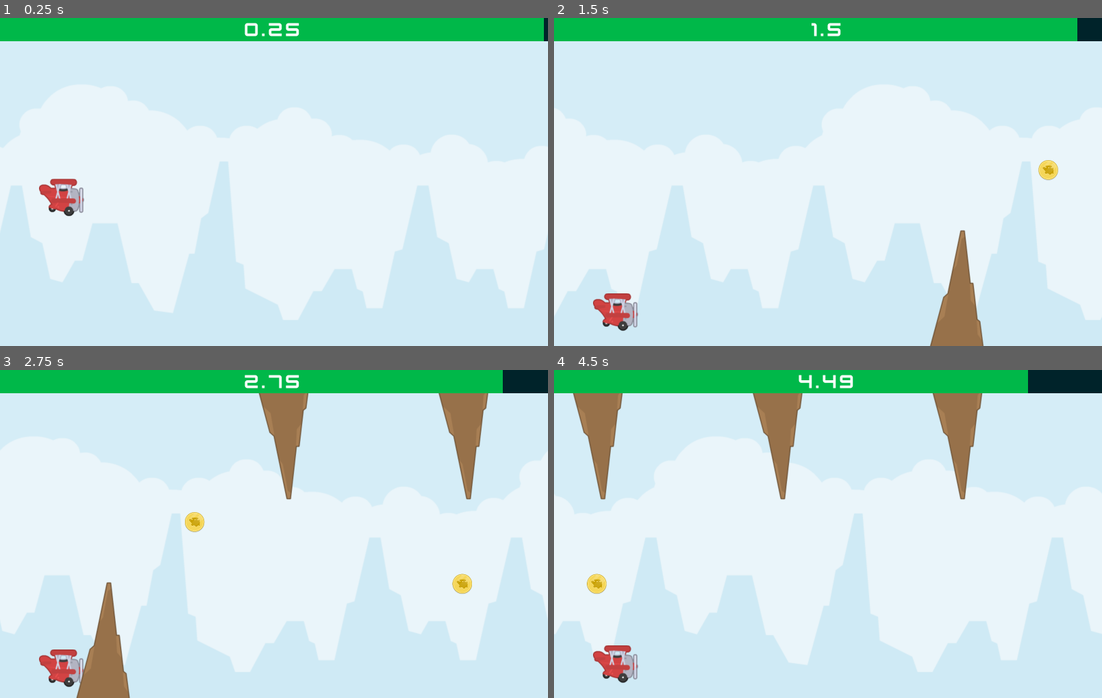
Above: before the commit, frames 1-4 (two rows, left to right).
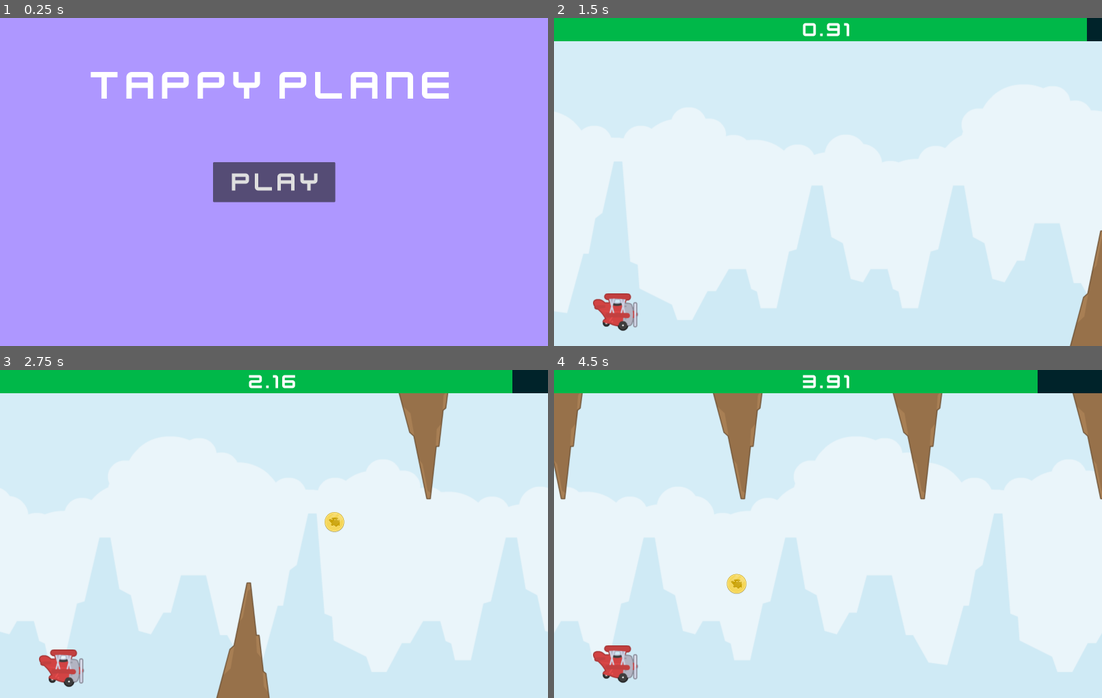
Above: after the commit, the same moments.

Repository: paulojnneto/airplane-traveller
Game: Godot game, scene res://Menu.tscn
The game is run twice, just before and just after one commit, with the same random seed, the same clock (stepped at 60 frames per second) and the same inputs. Before the commit the project starts from res://Main.tscn.
Inputs (mouse positions are in pixels of both pictures, inside the frame that each line leads up to):
- Up to frame 1 (0.25 s): no input
- Up to frame 2 (1.5 s): click (828, 182) at 0.5 s, where only the run after the commit has a clickable "Play"; tap Space (space) at 1.35 s
- Up to frame 3 (2.75 s): tap Space (space) at 2.1 s
- Up to frame 4 (4.5 s): tap Space (space) at 2.85, 3.6, 4.35 s

The runs differ from the first frame. In frame 1, 100% of the frame differs, in the area x 0-100%, y 0-100%; in frame 2, 14%; in frame 3, 20%; in frame 4, 22%.

Commit message:
Added menu and basic logic

Diff:
--- a/Main.gd
+++ b/Main.gd
@@ -33,11 +33,11 @@
 
 	if random == 0:
 		obstacle_instance.position.y = 200;
-		last_obstacle_position = "up"
+		last_obstacle_position = "up";
 	else:
 		obstacle_instance.position.y = 800;
 		obstacle_instance.scale.y *= -1;
-		last_obstacle_position = "down"
+		last_obstacle_position = "down";
 
 
 func _on_coin_timer_timeout():
@@ -46,11 +46,17 @@
 	if last_obstacle_position == "up" && random_position <= 460:
 		return;
 	if last_obstacle_position == "down" && random_position >= 500:
-		return
+		return;
 	add_child(coin_instance);
-	coin_instance.position.x = spawned_object_position_x
+	coin_instance.position.x = spawned_object_position_x;
 	coin_instance.position.y = random_position;
-	coin_instance.body_entered.connect(_on_coin_collided.bind(coin_instance))
+	coin_instance.body_entered.connect(_on_coin_collided.bind(coin_instance));
 
-func _on_coin_collided(body : Node2D) -> void:
-	pass
+func _on_coin_collided(body : Node2D, coin_instance : Area2D) -> void:
+	if body.is_in_group("Player"):
+		score += 5;
+		health += 10;
+		coin_instance.queue_free();
+
+	if health > 100:
+		health = 100;
--- a/Main.tscn
+++ b/Main.tscn
@@ -46,12 +46,13 @@
 position = Vector2(1200, 0)
 texture = ExtResource("1_kms41")
 
-[node name="Player" type="RigidBody2D" parent="."]
+[node name="Player" type="RigidBody2D" parent="." groups=["Player"]]
 position = Vector2(180, 480)
 scale = Vector2(0.800191, 0.800191)
 mass = 2.2
 gravity_scale = 1.6
 continuous_cd = 1
+max_contacts_reported = 10
 script = ExtResource("4_80lwt")
 
 [node name="Sprite2D" type="Sprite2D" parent="Player"]
--- /dev/null
+++ b/Menu.gd
@@ -0,0 +1,5 @@
+extends Control
+
+
+func _on_play_button_pressed():
+	get_tree().change_scene_to_file("res://Main.tscn")
--- /dev/null
+++ b/Menu.tscn
@@ -0,0 +1,55 @@
+[gd_scene load_steps=3 format=3 uid="uid://but6vlspu6oib"]
+
+[ext_resource type="Script" path="res://Menu.gd" id="1_u5t1o"]
+[ext_resource type="FontFile" uid="uid://phsu21dyolkp" path="res://Assets/kenvector_future.ttf" id="2_8foj5"]
+
+[node name="Menu" type="Control"]
+layout_mode = 3
+anchors_preset = 15
+anchor_right = 1.0
+anchor_bottom = 1.0
+grow_horizontal = 2
+grow_vertical = 2
+script = ExtResource("1_u5t1o")
+
+[node name="Background" type="ColorRect" parent="."]
+layout_mode = 1
+anchors_preset = 15
+anchor_right = 1.0
+anchor_bottom = 1.0
+grow_horizontal = 2
+grow_vertical = 2
+color = Color(0.682353, 0.592157, 1, 1)
+
+[node name="Title" type="Label" parent="."]
+layout_mode = 1
+anchors_preset = 5
+anchor_left = 0.5
+anchor_right = 0.5
+offset_left = -535.5
+offset_top = 126.0
+offset_right = 535.5
+offset_bottom = 268.0
+grow_horizontal = 2
+theme_override_fonts/font = ExtResource("2_8foj5")
+theme_override_font_sizes/font_size = 125
+text = "Tappy plane"
+
+[node name="PlayButton" type="Button" parent="."]
+layout_mode = 1
+anchors_preset = 8
+anchor_left = 0.5
+anchor_top = 0.5
+anchor_right = 0.5
+anchor_bottom = 0.5
+offset_left = -178.5
+offset_top = -58.5
+offset_right = 178.5
+offset_bottom = 58.5
+grow_horizontal = 2
+grow_vertical = 2
+theme_override_fonts/font = ExtResource("2_8foj5")
+theme_override_font_sizes/font_size = 80
+text = " Play"
+
+[connection signal="pressed" from="PlayButton" to="." method="_on_play_button_pressed"]
--- a/project.godot
+++ b/project.godot
@@ -11,7 +11,7 @@
 [application]
 
 config/name="Airplane-traveller"
-run/main_scene="res://Main.tscn"
+run/main_scene="res://Menu.tscn"
 config/features=PackedStringArray("4.2", "Forward Plus")
 config/icon="res://icon.svg"
 
@@ -19,6 +19,8 @@
 
 window/size/viewport_width=1600
 window/size/viewport_height=960
+window/stretch/mode="viewport"
+window/stretch/aspect="expand"
 
 [input]
 
